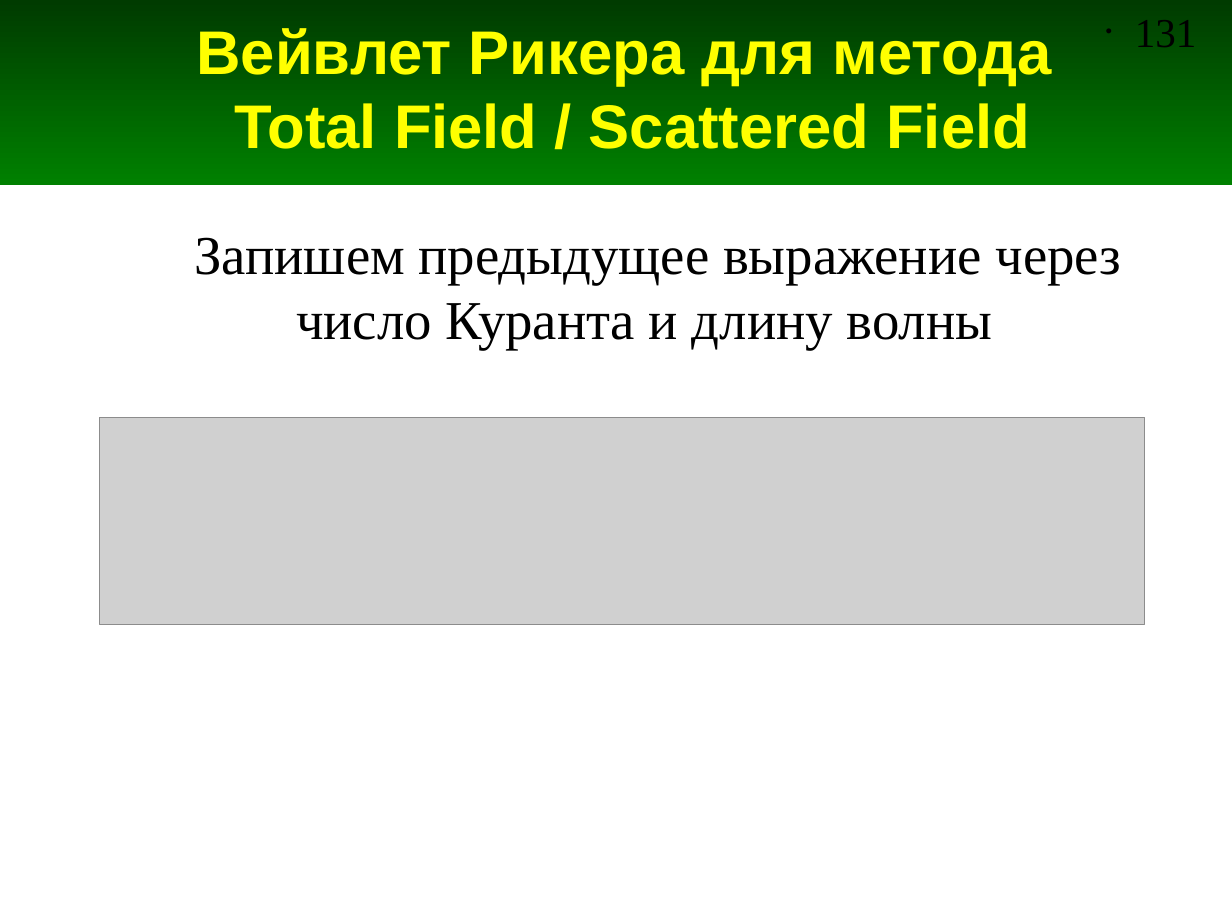
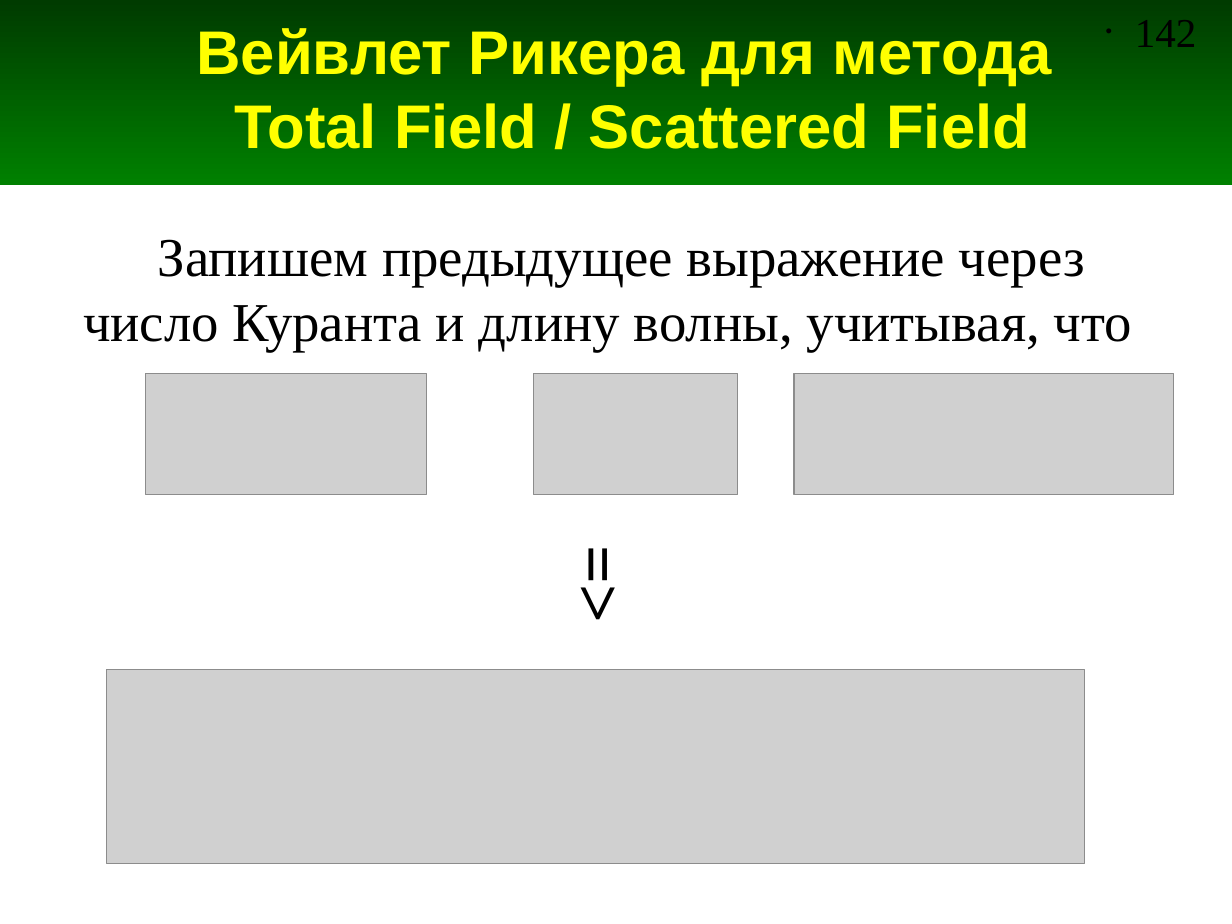
Before and after one commit to andris0147sv/modelling, a slide deck: slide 142 of presentations/2. FDTD.odp (slide 131 before the commit). Drawn at 1232x924 pixels with LibreOffice and Linux fonts; fonts in the diff are those of the drawing; grey boxes stand for pictures. Boxes give left, top, right and bottom in pixels: in the first picture for what was removed or moved away, otherwise in the second. Text is boxed around its words. In the diff, an @@ line names an element or a change of style, - is before the commit and + after.

```diff
--- a/presentations/2. FDTD.odp
+++ b/presentations/2. FDTD.odp
@@ page number at (1135, 20, 1197, 47): text changed @@
-• 131
+• 142
@@ text "Запишем предыдущее выражение через": place and size @@
-text "Запишем предыдущее выражение через" at (194, 237, 1122, 350)
+text "Запишем предыдущее выражение через" at (83, 239, 1132, 352)
@@ text at (83, 305, 1132, 352): text changed @@
-число Куранта и длину волны
+число Куранта и длину волны, учитывая, что
@@ picture added at (145, 373, 426, 494) @@
@@ picture: place and size @@
-picture at (100, 418, 1145, 625)
+picture at (533, 373, 738, 494)
@@ picture added at (793, 373, 1173, 494) @@
@@ text added at (553, 534, 650, 660), 40 pt, text #000000, bold @@
+=>
@@ picture added at (107, 669, 1085, 862) @@
```
Also in this commit, not shown: 6 other slides changed, 2 slides added, 1 other file.
